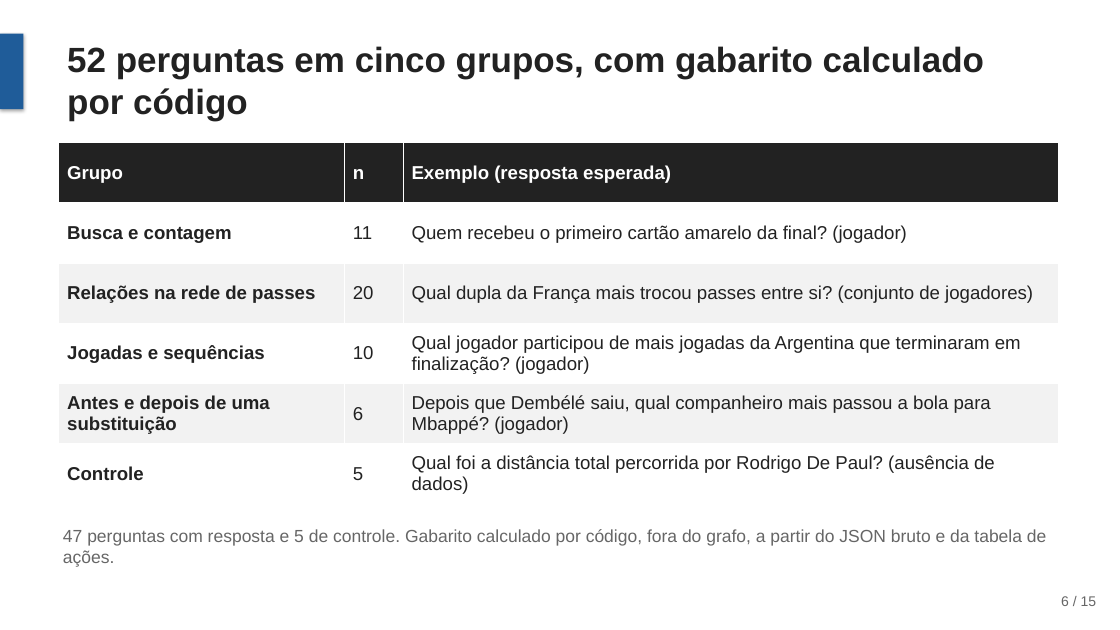
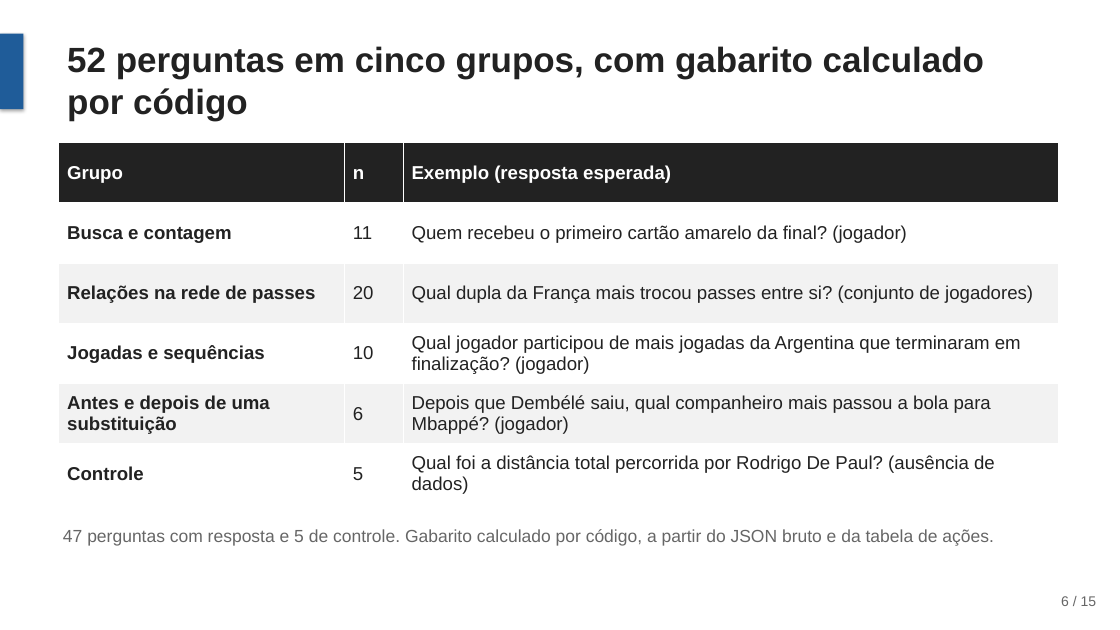
Before and after one commit to joaowinderfeldbussolotto/football-tactics-knowledge-graph, a slide deck: slide 6 of apresentacao/apresentacao.pptx. Drawn at 1120x630 pixels with LibreOffice and Linux fonts; fonts in the diff are those of the drawing. Boxes give left, top, right and bottom in pixels: in the first picture for what was removed or moved away, otherwise in the second. Text is boxed around its words. In the diff, an @@ line names an element or a change of style, - is before the commit and + after.

```diff
--- a/apresentacao/apresentacao.pptx
+++ b/apresentacao/apresentacao.pptx
@@ text at (63,529,994,546): text changed @@
-47 perguntas com resposta e 5 de controle. Gabarito calculado por código, fora do grafo, a partir do JSON bruto e da tabela de ações.
+47 perguntas com resposta e 5 de controle. Gabarito calculado por código, a partir do JSON bruto e da tabela de ações.
```
Also in this commit, not shown: 8 other slides changed, 2 other files.
